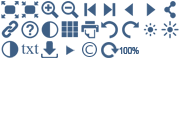
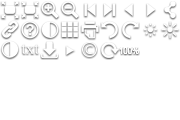
Before/after of a (180, 120) layered artwork. What changed in the layer stack:
hid group "iisg" (3 layers) over <box>1,1,179,58</box>
showed group "default" (6 layers) over <box>1,1,179,58</box>
added layer "Layer 2 copy 5" in group "default" over <box>119,47,139,54</box>
